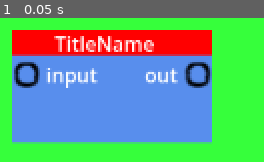
Above: before the commit, frame 1.
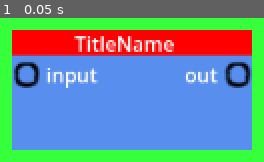
Above: after the commit, the same moment.

Repository: 702361946/InputAndOutGame
Game: Godot game, scene res://src/Scene/MainMap.tscn
Same seed, same stepped clock (60 frames per second), same inputs: the game is played once before the commit and once after it. The project has no main scene, so this scene is started directly.
Inputs:
- Up to frame 1 (0.05 s): no input

The runs differ from the first frame. In frame 1, 22% of the frame differs, in the area x 4-96%, y 8-92%.

Commit message:
工厂占用格子已可用

Diff:
--- a/project.godot
+++ b/project.godot
@@ -14,6 +14,10 @@
 config/features=PackedStringArray("4.6", "Forward Plus")
 config/icon="res://icon.svg"
 
+[autoload]
+
+GlobalValue="*uid://dc8qkoedeu2yv"
+
 [display]
 
 window/size/viewport_width=1280
--- a/src/Factory/FactoryBase.gd
+++ b/src/Factory/FactoryBase.gd
@@ -1,15 +1,20 @@
 extends PanelContainer
 
-@export var display_size: Vector2 = Vector2(64, 64)
+@export var display_grid_size: Vector2i = Vector2i(12, 6)
+@export var rectangle_size: Vector2
 
 @export var f_warehouse: Warehouse = null
 
 @export var IO: Dictionary[String, FactoryConfig] = {}
 
 func _ready():
+	rectangle_size = Vector2(
+		GlobalValue.grid_size.x * display_grid_size.x,
+		GlobalValue.grid_size.y * display_grid_size.y
+	)
 	# 锁死大小
-	custom_minimum_size = display_size
-	size = display_size
+	size = rectangle_size
+	custom_minimum_size = rectangle_size
 
 	# 禁止自动拉伸/收缩
 	size_flags_horizontal = SIZE_SHRINK_CENTER
--- a/src/GlobalScript/FactoryConfig.gd
+++ b/src/GlobalScript/FactoryConfig.gd
@@ -4,3 +4,45 @@
 
 @export var input: Array[FactoryInputConfig] = []
 @export var out: Array[FactoryOutConfig] = []
+@export_range(0.001, 9999999) var production_time: float = 1.0
+@export var WarehouseNode: Warehouse
+
+signal production_start
+signal production_end
+var _in_production: bool = false
+var _temp_timer: SceneTreeTimer = null
+
+func _process(_delta) -> void:
+	production()
+
+func production_inspection() -> bool:
+	for i in input:
+		if not i.inventory_check(WarehouseNode):
+			return false
+
+	return true
+
+func production() -> void:
+	if not production_inspection():
+		return
+	if _in_production or _temp_timer != null:
+		return
+
+	_in_production = true
+	production_start.emit()
+	_temp_timer = get_tree().create_timer(production_time)
+	await _temp_timer.timeout
+	_temp_timer = null
+	production_settlement()
+
+	_in_production = false
+	production_end.emit()
+	return
+
+func production_settlement() -> void:
+	for o in out:
+		var o_v: int = o.generate()
+		WarehouseNode.add(o.out_resource, o_v)
+
+	for i in input:
+		WarehouseNode.deduction(i.input_resource, i.input_value)
--- a/src/GlobalScript/FactoryInputConfig.gd
+++ b/src/GlobalScript/FactoryInputConfig.gd
@@ -4,3 +4,6 @@
 
 @export var input_resource: ResourceAgreement
 @export_range(1, 999) var input_value: int = 1
+
+func inventory_check(warehouse: Warehouse) -> bool:
+	return warehouse.inventory_judgment(input_resource, input_value)
--- a/src/GlobalScript/FactoryOutConfig.gd
+++ b/src/GlobalScript/FactoryOutConfig.gd
@@ -3,4 +3,9 @@
 
 @export var out_resource: ResourceAgreement
 @export_range(1, 999) var out_value: int = 1
-@export_range(0, 1) var out_probability: float = 1
+@export_range(0.0, 1.0) var out_probability: float = 1.0
+
+func generate() -> int:
+	if randf() <= out_probability:
+		return out_value
+	return 0
--- /dev/null
+++ b/src/GlobalScript/GlobalValue.gd
@@ -0,0 +1,7 @@
+extends Node
+
+static var grid_size: Vector2i = Vector2i(16, 16)
+
+## 用于顶点对齐至格子坐标
+static func to_approximate_coordinates(coordinates: Vector2) -> Vector2:
+	return coordinates.snapped(grid_size)
--- a/src/GlobalScript/Warehouse.gd
+++ b/src/GlobalScript/Warehouse.gd
@@ -28,7 +28,7 @@
 func inventory_judgment(resource_agreement: ResourceAgreement, value: int) -> bool:
 	if not resource_in_warehouse(resource_agreement):
 		return false
-	return value < all_quantity[resource_agreement]
+	return value <= all_quantity[resource_agreement]
 
 func resource_in_warehouse(resource_agreement: ResourceAgreement) -> bool:
 	if not resource_agreement in white_list:
--- a/src/Scene/MainMap.tscn
+++ b/src/Scene/MainMap.tscn
@@ -1,6 +1,14 @@
 [gd_scene format=3 uid="uid://c81cm8qvykvat"]
 
 [ext_resource type="PackedScene" uid="uid://deu0wm4wfsdhe" path="res://src/Factory/FactoryBase.tscn" id="1_hqqme"]
+[ext_resource type="Script" uid="uid://brnmv6e1o8afb" path="res://src/GlobalScript/ResourceAgreement.gd" id="2_625yk"]
+[ext_resource type="Script" uid="uid://b2biie6qan3tb" path="res://src/Scene/temp.gd" id="2_iqr7u"]
+[ext_resource type="Script" uid="uid://6bi8dyh7kfns" path="res://src/GlobalScript/FactoryInputConfig.gd" id="2_uqkpr"]
+[ext_resource type="Resource" uid="uid://cfi8tmh78bj6n" path="res://assets/resource/ResourceAgreement/ra_test1.tres" id="3_281br"]
+[ext_resource type="Resource" uid="uid://6f8v1stqh0ih" path="res://assets/resource/FactoryConfig/fic_test1.tres" id="3_bktxe"]
+[ext_resource type="Resource" uid="uid://bx0lfb5w31pn3" path="res://assets/resource/ResourceAgreement/ra_test2.tres" id="4_ob08q"]
+[ext_resource type="Script" uid="uid://lv5n6yibw6yx" path="res://src/GlobalScript/FactoryOutConfig.gd" id="4_rlr3t"]
+[ext_resource type="Resource" uid="uid://ifb0ee2ksgur" path="res://assets/resource/FactoryConfig/foc_test1.tres" id="5_625yk"]
 
 [node name="MainMap" type="Node2D" unique_id=1005644440]
 
@@ -20,5 +28,25 @@
 grow_horizontal = 1
 grow_vertical = 1
 
+[node name="Warehouse" parent="FactoryBase" index="1" unique_id=1496601311]
+white_list = Array[ExtResource("2_625yk")]([ExtResource("3_281br"), ExtResource("4_ob08q")])
+
+[node name="FactoryConfig" parent="FactoryBase" index="2" unique_id=2048728986 node_paths=PackedStringArray("WarehouseNode")]
+input = Array[ExtResource("2_uqkpr")]([ExtResource("3_bktxe")])
+out = Array[ExtResource("4_rlr3t")]([ExtResource("5_625yk")])
+WarehouseNode = NodePath("../Warehouse")
+
 [node name="Camera2D" type="Camera2D" parent="." unique_id=559368077]
 anchor_mode = 0
+
+[node name="Label" type="Label" parent="." unique_id=144969300 node_paths=PackedStringArray("w")]
+offset_left = 67.0
+offset_top = 460.0
+offset_right = 107.0
+offset_bottom = 483.0
+script = ExtResource("2_iqr7u")
+w = NodePath("../FactoryBase/Warehouse")
+
+[editable path="FactoryBase"]
+[editable path="FactoryBase/L1/IO/Input/InputControl"]
+[editable path="FactoryBase/L1/IO/Out/OutControl"]
Not shown, added: src/GlobalScript/GlobalValue.gd.uid
